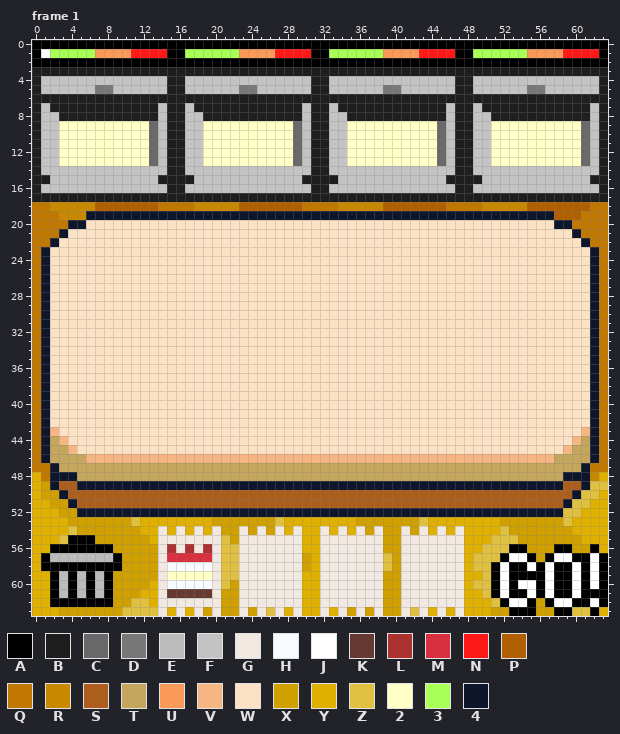
Pixel-art file, stored at Assets/Art/cook_station.ase. That is the earlier state.
64x64 pixels, 14 frames. Colours within 5 levels of each other are drawn and written as one. Shown: frame 1. The commit also changed other frames, which this record leaves out.
Visible layers, top first: "Cards", "Ovens", "Go icon", "Trash icon", "Table", "Floor", "Background".
Palette (. is transparent): A #000000  B #1e1e1e  C #696969  D #787878  E #bbbbbb  F #c3c3c3  G #f0e8e1  H #f7faff  J #ffffff  K #663931  L #ac3232  M #d93040  N #ff1818  P #b06000  Q #c07800  R #c88800  S #ac5e1c  T #c4a65c  U #fb9a58  V #f5b684  W #fce2c4  X #d0a000  Y #e0b000  Z #e0c040  2 #ffffc6  3 #a8ff55  4 #0e162c
Pixels before, frame 1 (only the part around the change), first column x 0:
 0 AAAAAAAAAAAAAAAAAAAAAAAAAAAAAAAAAAAAAAAAAAAAAAAAAAAAAAAAAAAAAAAA
 1 AJ33333UUUUNNNNAA333333UUUUNNNNAA333333UUUUNNNNAA333333UUUUNNNNA
 2 AAAAAAAAAAAAAAAAAAAAAAAAAAAAAAAAAAAAAAAAAAAAAAAAAAAAAAAAAAAAAAAA
 3 BBBBBBBBBBBBBBBBBBBBBBBBBBBBBBBBBBBBBBBBBBBBBBBBBBBBBBBBBBBBBBBB
 4 BFFFFFFFFFFFFFFBBFFFFFFFFFFFFFFBBFFFFFFFFFFFFFFBBFFFFFFFFFFFFFFB
 5 BFFFFFFDDFFFFFFBBFFFFFFDDFFFFFFBBFFFFFFDDFFFFFFBBFFFFFFDDFFFFFFB
 6 BBBBBBBBBBBBBBBBBBBBBBBBBBBBBBBBBBBBBBBBBBBBBBBBBBBBBBBBBBBBBBBB
 7 BFBBBBBBBBBBBBFBBFBBBBBBBBBBBBFBBFBBBBBBBBBBBBFBBFBBBBBBBBBBBBFB
 8 BFFBBBBBBBBBBBFBBFFBBBBBBBBBBBFBBFFBBBBBBBBBBBFBBFFBBBBBBBBBBBFB
 9 BFF2222222222CFBBFF2222222222CFBBFF2222222222CFBBFF2222222222CFB
10 BFF2222222222CFBBFF2222222222CFBBFF2222222222CFBBFF2222222222CFB
11 BFF2222222222CFBBFF2222222222CFBBFF2222222222CFBBFF2222222222CFB
12 BFF2222222222CFBBFF2222222222CFBBFF2222222222CFBBFF2222222222CFB
13 BFF2222222222CFBBFF2222222222CFBBFF2222222222CFBBFF2222222222CFB
14 BFFFFFFFFFFFFFFBBFFFFFFFFFFFFFFBBFFFFFFFFFFFFFFBBFFFFFFFFFFFFFFB
15 BBFFFFFFFFFFFFBBBBFFFFFFFFFFFFBBBBFFFFFFFFFFFFBBBBFFFFFFFFFFFFBB
16 BFFFFFFFFFFFFFFBBFFFFFFFFFFFFFFBBFFFFFFFFFFFFFFBBFFFFFFFFFFFFFFB
17 BBBBBBBBBBBBBBBBBBBBBBBBBBBBBBBBBBBBBBBBBBBBBBBBBBBBBBBBBBBBBBBB
18 QQRRRRRPPPPPPPQQQQRRRRRPPPPPPPQQQQRRRRRPPPPPPPQQQQRRRRRPPPPPPPQQ
19 QQQRRR4444444444444444444444444444444444444444444444444444PPPQQQ
20 QQQQ44WWWWWWWWWWWWWWWWWWWWWWWWWWWWWWWWWWWWWWWWWWWWWWWWWWWW44QQQQ
21 QQQ4WWWWWWWWWWWWWWWWWWWWWWWWWWWWWWWWWWWWWWWWWWWWWWWWWWWWWWWW4QQQ
The result:
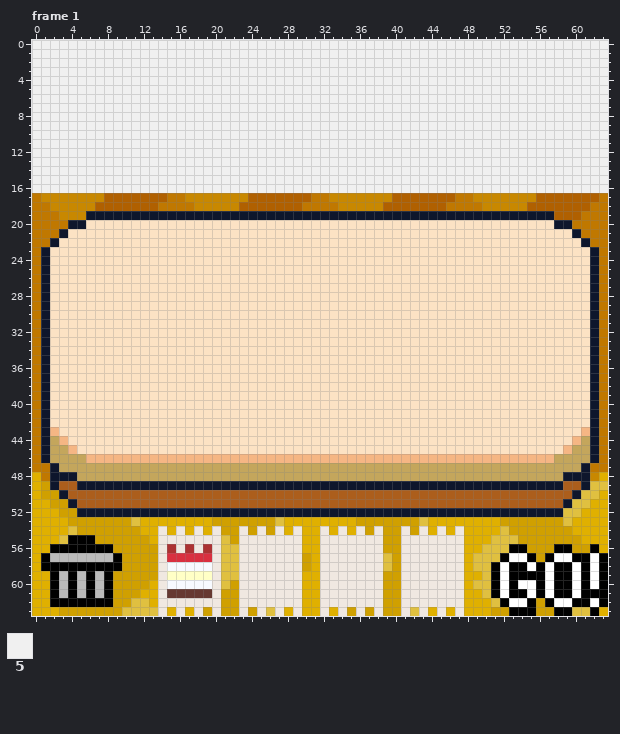
Colours new in this view: 5 #f0f0f0
Change:
layer "Ovens" now hidden
Frame 1:
Colour 5 replaces colour 2 in rows 9 to 13 at x 3 to 12, 19 to 28, 35 to 44 and 51 to 60.
Colour 5 replaces colour 3 in row 1 at x 2 to 6, 17 to 22, 33 to 38 and 49 to 54.
Colour 5 replaces colour A in row 0 at x 0 to 63; in row 1 at x 0, 15 to 16, 31 to 32, 47 to 48 and 63; in row 2 at x 0 to 63.
Colour 5 replaces colour B in row 3 at x 0 to 63; in rows 4 to 5 at x 0, 15 to 16, 31 to 32, 47 to 48 and 63; in row 6 at x 0 to 63; in row 7 at x 0, 2 to 13, 15 to 16, 18 to 29, 31 to 32, 34 to 45, 47 to 48, 50 to 61 and 63; in row 8 at x 0, 3 to 13, 15 to 16, 19 to 29, 31 to 32, 35 to 45, 47 to 48, 51 to 61 and 63; in rows 9 to 14 at x 0, 15 to 16, 31 to 32, 47 to 48 and 63.
Colour 5 replaces colour B in row 15 at x 0 to 1, 14 to 17, 30 to 33, 46 to 49 and 62 to 63; in row 16 at x 0, 15 to 16, 31 to 32, 47 to 48 and 63.
Colour 5 replaces colour C in rows 9 to 13 at x 13, 29, 45 and 61.
Colour 5 replaces colour D in row 5 at x 7 to 8, 23 to 24, 39 to 40 and 55 to 56.
Colour 5 replaces colour F in row 4 at x 1 to 14, 17 to 30, 33 to 46 and 49 to 62; in row 5 at x 1 to 6, 9 to 14, 17 to 22, 25 to 30, 33 to 38, 41 to 46, 49 to 54 and 57 to 62; in row 7 at x 1, 14, 17, 30, 33, 46, 49 and 62; in rows 8 to 13 at x 1 to 2, 14, 17 to 18, 30, 33 to 34, 46, 49 to 50 and 62; in row 14 at x 1 to 14, 17 to 30, 33 to 46 and 49 to 62; in row 15 at x 2 to 13, 18 to 29, 34 to 45 and 50 to 61.
Colour 5 replaces colour F in row 16 at x 1 to 14, 17 to 30, 33 to 46 and 49 to 62.
Colour 5 replaces colour J in row 1 at x 1.
Colour 5 replaces colour N in row 1 at x 11 to 14, 27 to 30, 43 to 46 and 59 to 62.
Colour 5 replaces colour U in row 1 at x 7 to 10, 23 to 26, 39 to 42 and 55 to 58.
Colour P replaces colour B in row 17 at x 8 to 14, 24 to 30, 40 to 46 and 56 to 62.
Colour Q replaces colour B in row 17 at x 0, 15 to 16, 31 to 32, 47 to 48 and 63.
Colour R replaces colour B in row 17 at x 1 to 7, 17 to 23, 33 to 39 and 49 to 55.
Changed places in both pictures, as pixel boxes (x1, y1, x2, y2):
changed: (32, 40, 608, 202)
